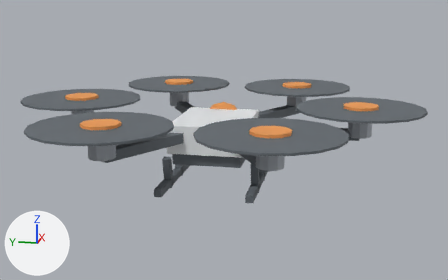
Renders of the glTF model models/hexacopter.glb from each side of a commit.
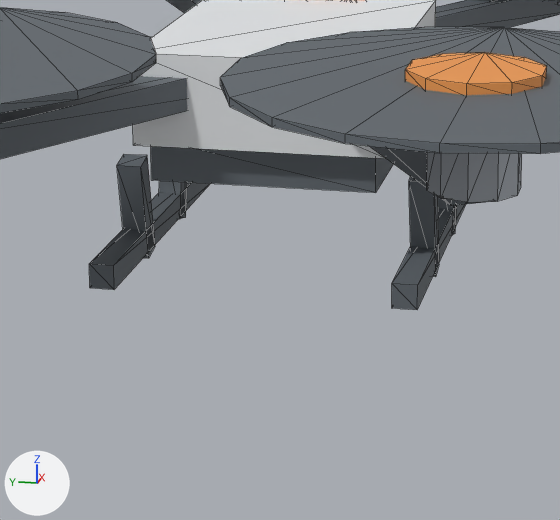
Old and new are each drawn whole from a 50 mm camera at (-5.68, -1.22, 1.33) aimed at (0.02, -0.08, -0.1) and again close up on the part from 28% to 66% of the width and 39% to 95% of the height. The axes (+X, +Y, +Z) are drawn at lower left. The lights are the same throughout. The last two pictures show the newer version. The close-ups show mesh edges as thin lines. Vertices at exactly the same position are counted once.
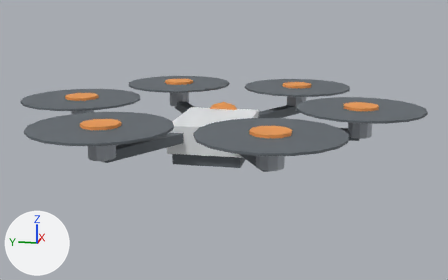
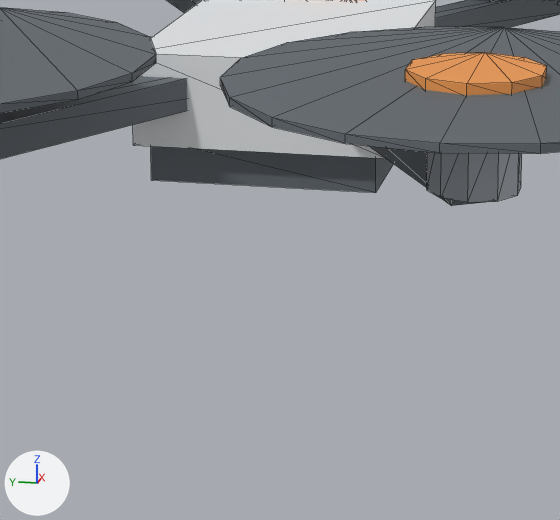
Location of each change, [x1, y1, x2, y2] in pixels of the close-ups (560 x 520 px):
'Mesh_0', reshaped: before [0, 0, 560, 310]; after [0, 0, 560, 206]
part 1 of me_mesh_0, deleted: before [89, 154, 466, 310]

The change, as a list of edits to the scene's bpy script:
```text
Change me_mesh_0:
    used by ob_mesh_0; location = (0.0, 0.0, 0.0)
    remove me_mesh_0.from_pydata(...)  # 627 vertices, 1132 faces; spans x -1.75..1.75, y -1.92..1.92, z -0.54..0.29
    add me_mesh_0.from_pydata(...)  # 579 vertices, 1060 faces; spans x -1.75..1.75, y -1.92..1.92, z -0.3..0.29
    me_mesh_0 part 1: 6 loose pieces with 48 vertices, spanning x -0.55..0.55, y -0.46..0.46, z -0.54..-0.23, are deleted
```
